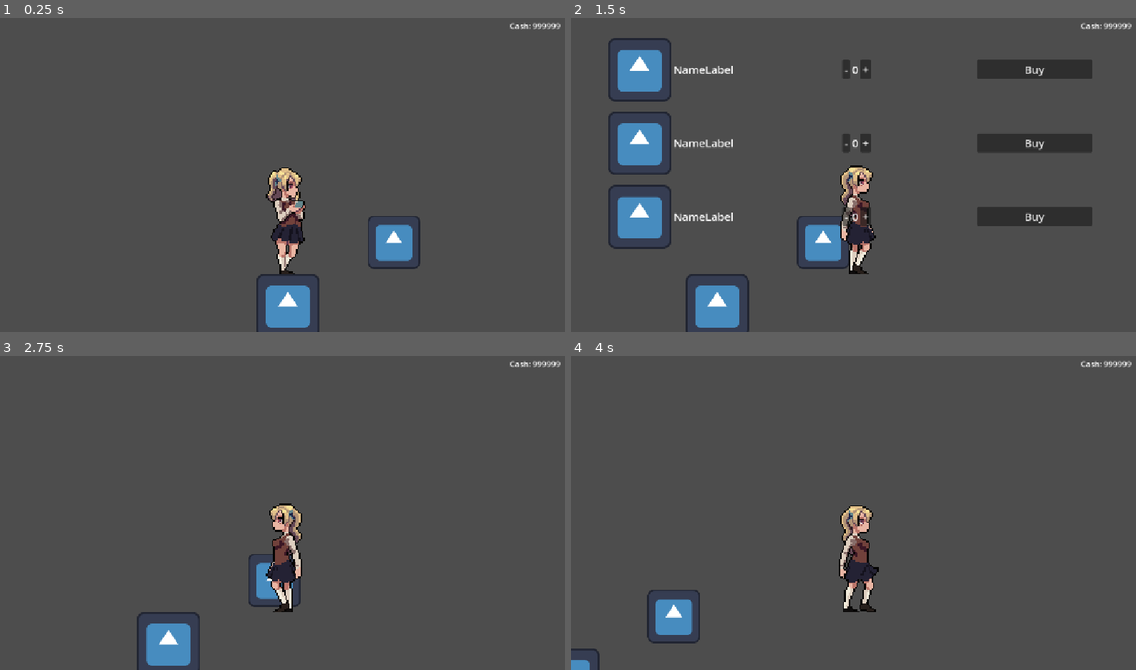
Above: before the commit, frames 1-4 (two rows, left to right).
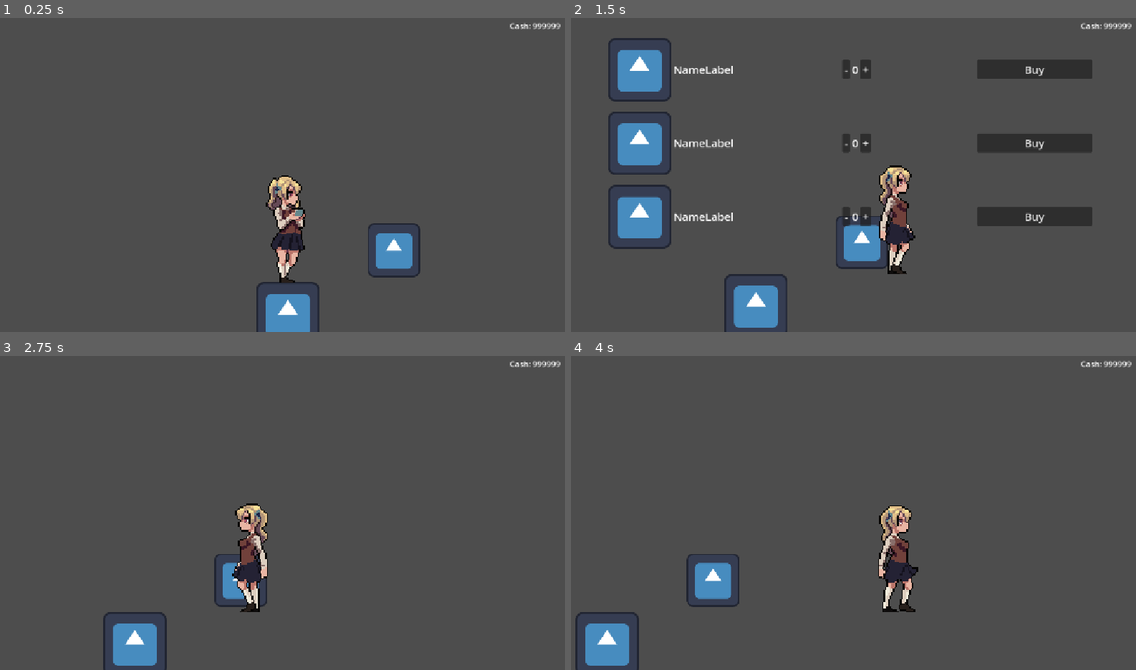
Above: after the commit, the same moments.

Repository: Ronbc779/Game-Jam
Game: Godot game, scene res://scenes/main.tscn
Two runs of this game, one before a commit and one after it. Both use one fixed random seed, a clock stepped at 60 frames per second and the inputs below. The engine's default icon, where the game draws it, is replaced by a stand-in: a white triangle on a blue panel in a dark square.
Inputs:
- Up to frame 1 (0.25 s): no input
- Up to frame 2 (1.5 s): hold D (right) from 0.53 s (still down); tap Space (jump) at 0.6, 0.77, 1.07 s; tap E (interact) at 1.35 s
- Up to frame 3 (2.75 s): tap Space (jump) at 1.52, 1.55, 1.82, 2.1 s; release D (right) at 2.03 s; hold A (left) from 2.03 s (still down)
- Up to frame 4 (4 s): release A (left) at 2.78 s; hold D (right) from 2.78 s (still down); tap E (interact) at 2.85 s; tap Space (jump) at 3.02, 3.05, 3.32, 3.6, 3.77 s

The runs differ from the first frame. In frame 1, 2.7% of the frame differs, in the area x 45-75%, y 47-100%; in frame 2, 6.0%; in frame 3, 5.3%; in frame 4, 6.1%, in the area x 0-62%, y 47-100%.

Commit message:
feat!: remove jump, add camera smoothing

Diff:
--- a/scenes/main.tscn
+++ b/scenes/main.tscn
@@ -48,3 +48,5 @@
 
 [node name="Camera2D" type="Camera2D" parent="main character" unique_id=1912602924]
 position = Vector2(0.66666675, -69.333336)
+position_smoothing_enabled = true
+position_smoothing_speed = 3.5
--- a/scripts/player.gd
+++ b/scripts/player.gd
@@ -3,19 +3,12 @@
 
 
 const SPEED = 300.0
-const JUMP_VELOCITY = -650.0
-
 
 func _physics_process(delta: float) -> void:
 
 
 	if not is_on_floor():
 		velocity += get_gravity() * delta
-
-	# Handle jump.
-	if Input.is_action_just_pressed("jump") and is_on_floor():
-		velocity.y = JUMP_VELOCITY
-
 
 	var direction := Input.get_axis("left", "right")
 	if abs(velocity.x) > 1:
